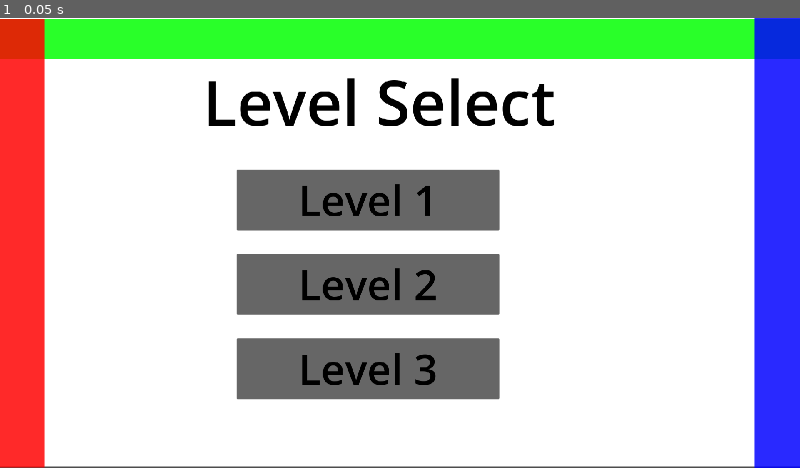
Above: before the commit, frame 1.
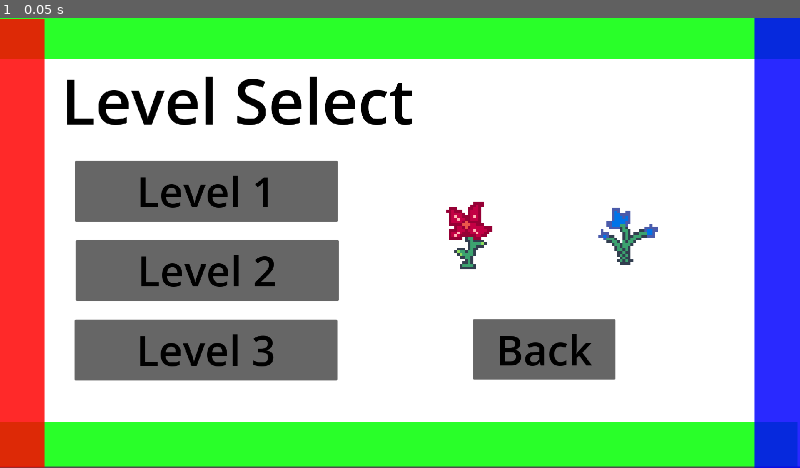
Above: after the commit, the same moment.

Repository: Novaaaaaaaaa0/KnightHacks2026
Game: Godot game, scene res://scenes/levelselect.tscn
The game is run twice, just before and just after one commit, with the same random seed, the same clock (stepped at 60 frames per second) and the same inputs. This scene is started directly instead of the project's main scene.
Inputs:
- Up to frame 1 (0.05 s): no input

The runs differ from the first frame. In frame 1, 35% of the frame differs, in the area x 0-100%, y 0-100%.

Commit message:
Changing level select

Diff:
--- a/scenes/levelselect.tscn
+++ b/scenes/levelselect.tscn
@@ -1,4 +1,7 @@
 [gd_scene format=3 uid="uid://bov0rrexh08f1"]
+
+[ext_resource type="Texture2D" uid="uid://b7kp7dnf163we" path="res://assets/sprites/Red flower.png" id="1_vttqt"]
+[ext_resource type="Texture2D" uid="uid://bmryrk8lv5u71" path="res://assets/sprites/Blue flower.png" id="2_4kdbh"]
 
 [sub_resource type="Theme" id="Theme_4y2lm"]
 default_font_size = 150
@@ -26,9 +29,17 @@
 
 [node name="ColorRect2" type="ColorRect" parent="Control/Background" unique_id=652433035]
 layout_mode = 0
-offset_top = 3.0
+offset_top = -8.0
 offset_right = 1920.0
 offset_bottom = 98.0
+color = Color(0, 1, 0, 0.8392157)
+
+[node name="ColorRect5" type="ColorRect" parent="Control/Background" unique_id=398682558]
+layout_mode = 0
+offset_left = -6.0
+offset_top = 970.0
+offset_right = 1914.0
+offset_bottom = 1076.0
 color = Color(0, 1, 0, 0.8392157)
 
 [node name="ColorRect3" type="ColorRect" parent="Control/Background" unique_id=1510498727]
@@ -47,6 +58,24 @@
 offset_bottom = 1085.0
 color = Color(0, 0, 1, 0.8392157)
 
+[node name="TextureRect" type="TextureRect" parent="Control/Background" unique_id=2000853358]
+layout_mode = 0
+offset_left = 1025.0
+offset_top = 415.0
+offset_right = 1233.0
+offset_bottom = 623.0
+texture = ExtResource("1_vttqt")
+expand_mode = 5
+
+[node name="TextureRect2" type="TextureRect" parent="Control/Background" unique_id=1646451129]
+layout_mode = 0
+offset_left = 1403.0
+offset_top = 423.0
+offset_right = 1611.0
+offset_bottom = 631.0
+texture = ExtResource("2_4kdbh")
+expand_mode = 5
+
 [node name="Labels" type="Control" parent="Control" unique_id=1634772695]
 anchors_preset = 0
 offset_right = 40.0
@@ -56,10 +85,10 @@
 modulate = Color(0, 0, 0, 1)
 custom_minimum_size = Vector2(200, 250)
 layout_mode = 0
-offset_left = 487.0
-offset_top = 98.0
-offset_right = 1333.0
-offset_bottom = 348.0
+offset_left = 147.0
+offset_top = 95.0
+offset_right = 993.0
+offset_bottom = 345.0
 theme = SubResource("Theme_4y2lm")
 text = "Level Select"
 horizontal_alignment = 1
@@ -73,24 +102,32 @@
 
 [node name="Level1" type="Button" parent="Control/Buttons" unique_id=1171180411]
 layout_mode = 0
-offset_left = 568.0
-offset_top = 566.0
-offset_right = 1199.0
-offset_bottom = 712.0
+offset_left = 182.0
+offset_top = 533.0
+offset_right = 813.0
+offset_bottom = 679.0
 text = "Level 2"
 
 [node name="Level2" type="Button" parent="Control/Buttons" unique_id=114938958]
 layout_mode = 0
-offset_left = 568.0
-offset_top = 364.0
-offset_right = 1199.0
-offset_bottom = 510.0
+offset_left = 180.0
+offset_top = 343.0
+offset_right = 811.0
+offset_bottom = 489.0
 text = "Level 1"
 
 [node name="Level3" type="Button" parent="Control/Buttons" unique_id=1584876558]
 layout_mode = 0
-offset_left = 568.0
-offset_top = 769.0
-offset_right = 1199.0
-offset_bottom = 915.0
+offset_left = 179.0
+offset_top = 724.0
+offset_right = 810.0
+offset_bottom = 870.0
 text = "Level 3"
+
+[node name="Level4" type="Button" parent="Control/Buttons" unique_id=1828133384]
+layout_mode = 0
+offset_left = 1135.0
+offset_top = 723.0
+offset_right = 1477.0
+offset_bottom = 868.0
+text = "Back"
Not shown, removed: assets/backgrounds/levelSelectT.png.import
